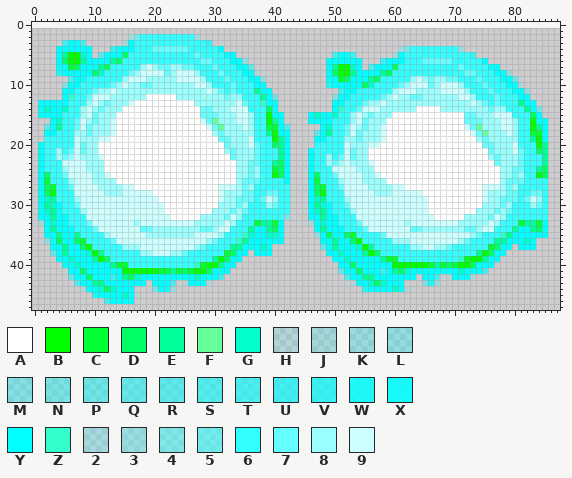
Two states of a sprite sheet, gfx/power_up.png. The picture above is the old version.
The file is 88x47 pixels. Pixels under 10% opacity are left out. Colours within 5 levels of each other are drawn and written as one. The old version is drawn lined up with the new one, on the new canvas.
Palette (. is transparent): A #ffffff  B #00ff00  C #00ff33  D #00ff66  E #00ff99  F #66ff99  G #00ffcc  H #00ffff20  J #00ffff32  K #00ffff40  L #00ffff4a  M #00ffff5a  N #00ffff65  P #00ffff75  Q #00ffff80  R #00ffff86  S #00ffff95  T #00ffff9f  U #00ffffaa  V #00ffffb5  W #00ffffda  X #00ffffe4  Y #00ffff  Z #33ffcc  2 #33ffff3f  3 #33ffff53  4 #33ffff7e  5 #33ffff98  6 #33ffff  7 #66ffff  8 #99ffff  9 #ccffff
Pixels before (only the part around the change), first column x 0:
 0 ........................................................................................
 1 ........................................................................................
 2 ................256666666663............................................................
 3 .....UYYU......JY666666666666V..........................................................
 4 ....YYYYYY...VYYY66677777766666Y.............................25666666663................
 5 ....YEBBGY.SYYYD6666666666676666YY................UYYU......JY66666666666V..............
 6 ....YDBBEYYYYED666666666666677666YYL.............YYYYYY...VYYY6667777766666Y............
 7 ....YYCDYYYED666668987788776667666YYR............YEBBGY.SYYYD666666666676666YY..........
 8 ....WYYYYYDG66667899997899986667666YYH...........YDBBEYYYYED66666666666677666YYL........
 9 ......UYY666666899988888999986667666YYL..........YYCDYYYED66666898788776667666YYR.......
10 .....MYY66666789887788888889986667666YY..........WYYYYYDG6666789997899986667666YYH......
11 .....YY666788988888888888888898767666EYY...........UYY66666689998888999986667666YYL.....
12 .....YZ667999888888AAAAA88888888788666EYP.........MYY6666678988778888889986667666YY.....
13 .YYYYY66689878889AAAAAAAAAA88888889766ZYY.........YY66678898888888888888898767666EYY....
14 .YGYYG668987888AAAAAAAAAAAAA77888999666DY.........YZ667999888888AAAA88888888788666EYP...
15 .YYYY666897888AAAAAAAAAAAAAA77788899866BYY....YGYYG668987888AAAAAAAAAAAA77888999666DY...
16 ...YG667987889AAAAAAAAAAAAAA97F88899866BEY....YYYY666897888AAAAAAAAAAAAA77788899866BYY..
17 ..RYE667978889AAAAAAAAAAAAAAA97F8889866CCYT.....YG667987889AAAAAAAAAAAAA97F88899866BEY..
18 ..YY6668878889AAAAAAAAAAAAAAAA878888866EBYY....RYE667978889AAAAAAAAAAAAAA97F8889866CCY..
19 ..66666988899AAAAAAAAAAAAAAAAAA778889666BEY....YY6668878889AAAAAAAAAAAAAAA878888866EBY..
20 .Y666669788AAAAAAAAAAAAAAAAAAAAA78889766DEY....66666988899AAAAAAAAAAAAAAAAA778889666BE..
21 .Y668679788AAAAAAAAAAAAAAAAAAAAA878887666EY...Y666669788AAAAAAAAAAAAAAAAAAAA78889766DE..
22 .Y6687898889AAAAAAAAAAAAAAAAAAAAA78887666EY...Y668679788AAAAAAAAAAAAAAAAAAAA878887666E..
23 .Y6669999888AAAAAAAAAAAAAAAAAAAAAA887766EDY...Y6687898889AAAAAAAAAAAAAAAAAAAA78887666E..
24 .Y6668999888AAAAAAAAAAAAAAAAAAAAAA887866CDY...Y6669999888AAAAAAAAAAAAAAAAAAAAA887766ED..
25 .YD6679999889AAAAAAAAAAAAAAAAAAAAA887866BDY...YD6679999889AAAAAAAAAAAAAAAAAAAA887866BD..
26 .YC66689998888AAAAAAAAAAAAAAAAAAAA87776666Y...YC66689998888AAAAAAAAAAAAAAAAAAA87776666..
27 .YDC6679999888899AAAAAAAAAAAAAA999878666666...YDC6679999888899AAAAAAAAAAAAA99987866666..
28 .YDB6669999988899999AAAAAAAAAAA988877667766...YDB6669999988899999AAAAAAAAAA98887766776..
29 .YGE66689999999999999AAAAAAAAAA988777679866...YGE66689999999999999AAAAAAAAA98877767986..
30 .YEGY66799999999999999AAAAAAAAA888786668766...YEGY6679999999999999AAAAAAAAA88878666876..
31 .YGEY66689999999999999AAAAAAAA8887876666666...YGEY6668999999999999AAAAAAAA888787666666..
32 .YYEYY66699999999999999AAAAA888879866666664...YYEYY6669999999999999AAAAA88887986666666..
33 .JYGYY6667999999989999999998888898666CEECY....JYGYY666799999998999999998888898666CEECY..
34 ..YEYYY66679999999778888888877899666EYYEDY.....YEYYY6667999999977888888877899666EYYEDY..
35 ..YYEYYE666689999998888888899998666ZGYYGGY.....LYDYYDC666679999999999999987666ZEYYYYYY..
36 ..LYDYYDC6666799999999999999987666ZEYYYYYY......YYEYYDB6666688899999999876666EEYYYGY....
37 ...YYEYYDB66666888999999999876666EEYYYGY........QYEYYYGBE6666668899887666666CDYY.YYY....
38 ...QYEYYYGBE66666688999887666666CDYY.YYY.........YYGYYYEBD6666666666666666EBDYY.........
39 ....YYGYYYEBD66666666666666666EBDYY...............YYGYYYYYECC6666666666ZCBBEYY..........
40 .....YYGYYYYYECC66666666666ZCBBEYY.................YYDYYYYYYBBBBBBCECDCBBDYYY...........
41 ......YYDYYYYYYBBBBBBCCECDCBBDYYY..................QYYDYYYVYEDGYYYYYYYYGYYYU............
42 ......QYYDYYYVYEDGYYYYYYYYYGYYYU....................TYYEEYYYYYYY.YYT.HYYYH..............
43 .......TYYEEYYYYYYY.YYYT.HYYYH.......................HYYGDGYYY...NXK....................
44 ........HYYGDGYYY...NYXK...............................WYYYYGYH.........................
45 ..........WYYYYGYH......................................................................
46 ............UYYYY.......................................................................
47 ........................................................................................
After the commit:
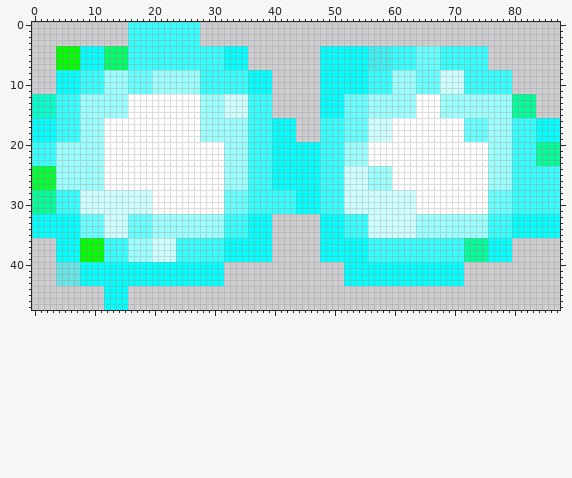
Edits made:
canvas 88x47 -> 88x48, the old top-left corner now at 0,1
Changed rows in their new state; - is an unchanged pixel.
first column x 0:
 0 ----------------666666666666------------------------------------------------------------
 1 ----------------666666666666------------------------------------------------------------
 2 ----------------66---------6------------------------------------------------------------
 3 -----....------.6-----------..----------------------------------------------------------
 4 ----BBBB--YYDDDD6---666666-----6YYYY------------YYYYYYYYVVVV666-7777---66666------------
 5 ----BB--Y-YYDDD------------6------YY------------YYY--YYYVVVV66--7777-----666------------
 6 ----BB--Y---DD-D------------66--Y--Y------------Y------YVV-V66--7---66-----6------------
 7 ----BBBB---Y-DDD--666666666---6-YY--.-----------Y-YYYY-YVVVV6---7777---6----..----------
 8 ----Y---66668888-777888-888----6---6-YYY--------Y-YYYY--666688887777999966---666--------
 9 ----YYY-6---888-7777----88886---6-----YY--------Y--YY---66--888-77-79999--6---66.-------
10 ----YY------88-877---------866---6--Y--Y--------YY-----Y6---88-877-7---9---6---6..------
11 ----Y--Y--66-8--7777--------6666-6--YY----------YYYY--YY-----8887777----6---6---...-----
12 GGGG666-88888---AAA-----AAAA----9999--66.-------YYY-7777888-8--8AAAA---88-888888EEEE----
13 GGGG66--8-8-8---A----------A----99-9--66.-------YY--777---8-----AAAA-----8-88888E-EE----
14 GG-G66---8-8---8------------88--9------6.-------YY-Y77-788------------------8--8EE-E.---
15 GGGG6----88---88------------888-99--6--6..----..--YY77778---8888----888888---888EEEE.---
16 YYY-6--68-8-AA--------------888---886--6Y-YY--..66--777-9999---------------7--886--6--YY
17 YYY-6--688--AA--------------8888---86--6Y-YY----66---77-99-9------------7-77--886--6Y-YY
18 YY-----6-8--AA--------------88-8----6--6Y--Y---.66---7-799-9------------77-7---86--6Y-YY
19 YYYY---6---8A---------------88888---6---YY-Y---.6---77-799-9------------777-----6--6Y-YY
20 66--88888--8--------------------8---66--YY-YYYYY----8---AA-----------------A8---6---E-EE
21 66---8888--8---------------------8--66--YY-YYY-Y----88----------------------8---66--E-EE
22 66---8-8---8--------------------88--66--YY-YYY-Y-6-688-----------------------8--66--E-EE
23 66--88888-----------------------88--66--YY-YYY-Y-6668---A-------------------88--66--E-EE
24 CCCC8-888-----------------------88--66--YY-YYY-Y--66--99-888----------------88--66--6666
25 CCCC888888--A-------------------88--66--YY-YYY-Y--66---9-888----------------88--66--6666
26 CC-C88-888--AA------------------88-866--YY-YYY-Y---6---9---8----------------88-866----66
27 CCC-8888888-AAAAA--------------A88-86---YYYYYY-Y6--6--------AA-------------A88-86-----66
28 EEEE---6----999----------------A777-6--66--6YY-Y6--------999----A----------A777-6--66-66
29 EEE----6------------A----------A77--6-666--6YY-Y6---9-----------AA---------A77--6-666-66
30 EE-E6--6------------AA---------A77-7---66--6YY-Y66--9-----------AA---------A77-7---66-66
31 EEE-6---9-----------AA--------AA7-7--------6YY-Y66--99----------AA--------AA7-7-------66
32 Y--Y--YY7777----777788888888----666-YYYY...---..Y--Y--66--------88888888----666-YYYYYYYY
33 YY-Y--YY7-77----77778888888-----66--YYYY..----..Y--Y--66------9-8888888-----66--YYYYY-YY
34 YY-Y---Y77-7----77----------88-86---Y--Y..-----.Y------6-------98-------88-86---Y--YY-YY
35 YY--Y--Y77779---7777-------8888----6Y--Y..-----.-Y--66--999-----888888888-88--66------YY
36 --..Y--YBBBB-6668888----6666666-YYYY----..--------Y--YYY----666666666666EEEEYYY-....----
37 ---.-Y--B-BB---6--88----66666---YYY---Y---------Y-Y---YY6------6666666--EEEEYY---...----
38 ---.-Y--BB-B----88-----966------YY--Y-----------Y--Y---Y66--------------EE-EY--Y--------
39 ------Y-BBB-6---88889999------66Y--YYYYY--------YY--Y---66666----------6EEE---YY--------
40 ----QQQQ-----YYYYYYYYYYYYYYYYYYY..-----------------.-Y------YYYYYYYYYYYY.....-----------
41 ----QQQQY------YYYYYYYYYYYYYYY--.------------------.--Y---Y-YYY--------Y....------------
42 ----QQ-Q-Y---Y-YYY---------Y---Y--------------------Y--YY-------Y--YYY--..--------------
43 ----QQQQ--YY-------Y---YYY---YYY--------------------YY--YYY---YYYYYYYYYY----------------
44 --------....YY--.---....-------------------------------........-------------------------
45 ----------..---Y..----------------------------------------------------------------------
46 ------------Y---.-----------------------------------------------------------------------
47 ------------YYYY------------------------------------------------------------------------
Boxes around the changes in both pictures, in picture pixels (x1, y1, x2, y2):
changed: (32, 22, 560, 310)
